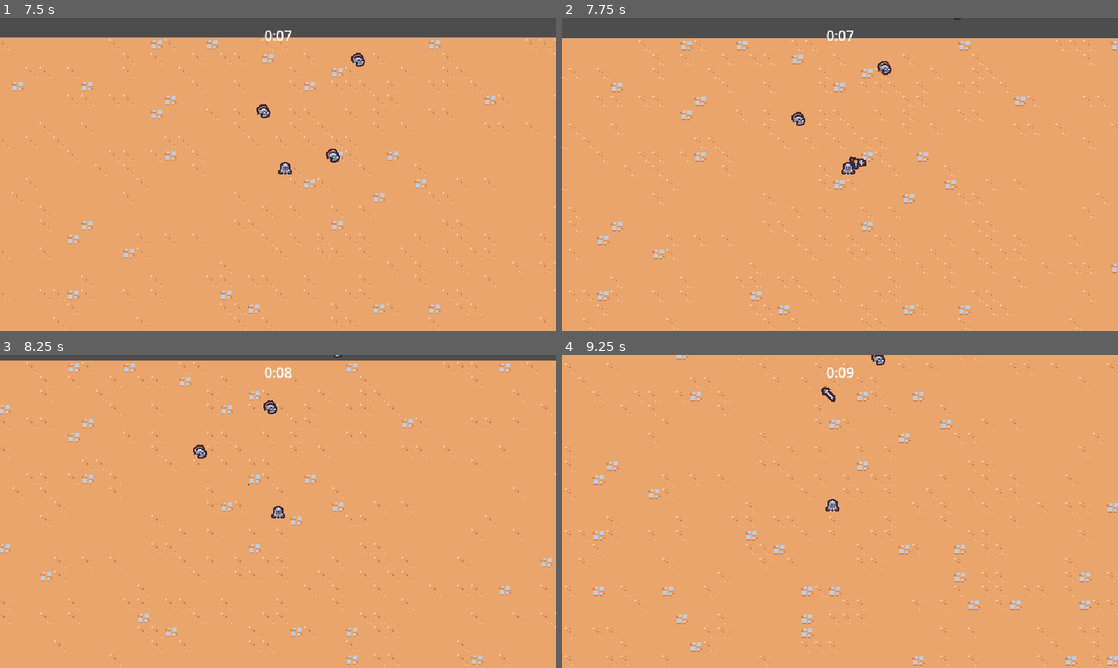
Above: before the commit, frames 1-4 (two rows, left to right).
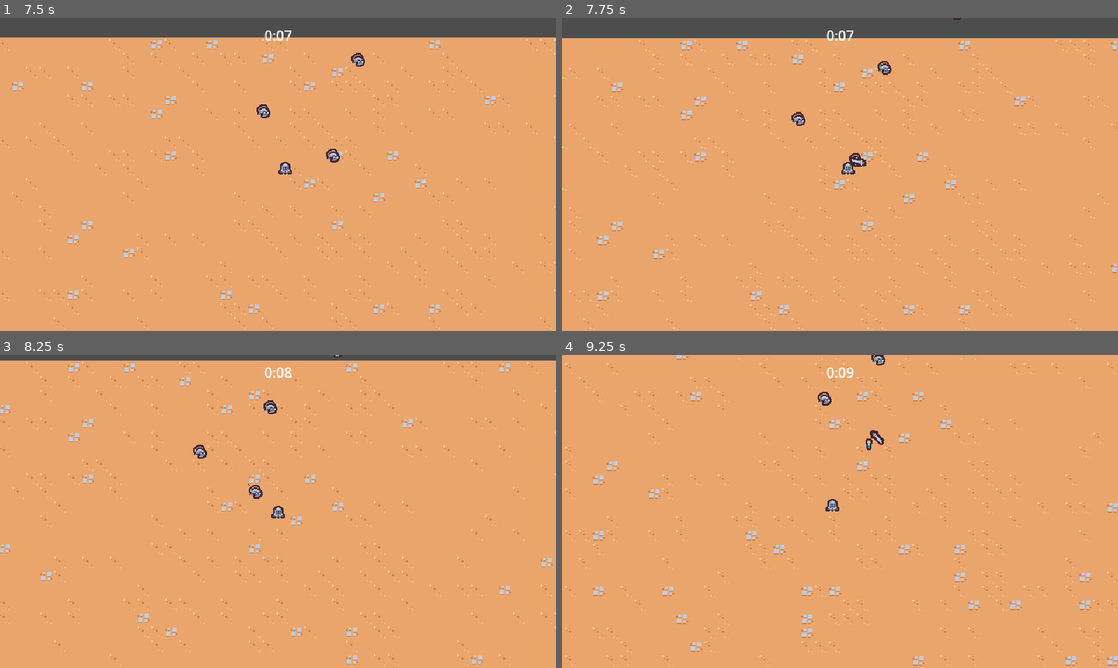
Above: after the commit, the same moments.

Repository: nadeemkhedr/survivor-game-godot
Game: Godot game, scene res://scenes/main/main.tscn
Same seed, same stepped clock (60 frames per second), same inputs: the game is played once before the commit and once after it.
Inputs:
- Up to frame 1 (7.5 s): hold D (move_right) 0.53-1.28 s; hold S (move_down) 1.28-2.03 s; hold D (move_right) 2.03-2.78 s; hold W (move_up) 2.78-3.53 s; hold A (move_left) 3.53-5.03 s; hold S (move_down) 5.03-5.78 s; hold D (move_right) 5.78-6.53 s; hold W (move_up) 6.53-7.28 s; hold D (move_right) from 7.28 s (still down)
- Up to frame 2 (7.75 s): keep holding D (move_right)
- Up to frame 3 (8.25 s): release D (move_right) at 8.03 s; hold S (move_down) from 8.03 s (still down)
- Up to frame 4 (9.25 s): release S (move_down) at 8.78 s; hold A (move_left) from 8.78 s (still down)

Frame 1 is identical in both runs. In frame 2, less than 0.1% of the frame differs, in the area x 51-54%, y 43-49%; in frame 3, less than 0.1%; in frame 4, 0.2%, in the area x 46-58%, y 10-31%.

Commit message:
✨ feat: extract hit logic to a hitbox and hurtbox components

Diff:
--- /dev/null
+++ b/scenes/ability/sword_ability/sword_ability.gd
@@ -0,0 +1,5 @@
+extends Node2D
+class_name SwordAbility
+
+
+@onready var hitbox_component: HitboxComponent = $HitboxComponent
--- a/scenes/ability/sword_ability/sword_ability.tscn
+++ b/scenes/ability/sword_ability/sword_ability.tscn
@@ -1,6 +1,50 @@
-[gd_scene load_steps=6 format=3 uid="uid://bhh6c5ktxr42o"]
+[gd_scene load_steps=8 format=3 uid="uid://bhh6c5ktxr42o"]
 
+[ext_resource type="PackedScene" uid="uid://dxt8do80apno3" path="res://scenes/component/hitbox_component.tscn" id="1_dktkv"]
 [ext_resource type="Texture2D" uid="uid://b0w1v70oupdac" path="res://scenes/ability/sword_ability/sword.png" id="1_ia7g7"]
+[ext_resource type="Script" path="res://scenes/ability/sword_ability/sword_ability.gd" id="1_yvkb5"]
+
+[sub_resource type="RectangleShape2D" id="RectangleShape2D_4pkpq"]
+size = Vector2(30, 30)
+
+[sub_resource type="Animation" id="Animation_huvyf"]
+length = 0.001
+tracks/0/type = "value"
+tracks/0/imported = false
+tracks/0/enabled = true
+tracks/0/path = NodePath("Sprite2D:rotation")
+tracks/0/interp = 1
+tracks/0/loop_wrap = true
+tracks/0/keys = {
+"times": PackedFloat32Array(0),
+"transitions": PackedFloat32Array(1),
+"update": 0,
+"values": [0.0]
+}
+tracks/1/type = "value"
+tracks/1/imported = false
+tracks/1/enabled = true
+tracks/1/path = NodePath("Sprite2D:scale")
+tracks/1/interp = 1
+tracks/1/loop_wrap = true
+tracks/1/keys = {
+"times": PackedFloat32Array(0),
+"transitions": PackedFloat32Array(1),
+"update": 0,
+"values": [Vector2(1, 1)]
+}
+tracks/2/type = "value"
+tracks/2/imported = false
+tracks/2/enabled = true
+tracks/2/path = NodePath("HitboxComponent/CollisionShape2D:disabled")
+tracks/2/interp = 1
+tracks/2/loop_wrap = true
+tracks/2/keys = {
+"times": PackedFloat32Array(0),
+"transitions": PackedFloat32Array(1),
+"update": 1,
+"values": [true]
+}
 
 [sub_resource type="Animation" id="Animation_men0o"]
 resource_name = "swing"
@@ -46,7 +90,7 @@
 tracks/3/type = "value"
 tracks/3/imported = false
 tracks/3/enabled = true
-tracks/3/path = NodePath("Area2D/CollisionShape2D:disabled")
+tracks/3/path = NodePath("HitboxComponent/CollisionShape2D:disabled")
 tracks/3/interp = 1
 tracks/3/loop_wrap = true
 tracks/3/keys = {
@@ -56,55 +100,21 @@
 "values": [true, false, true]
 }
 
-[sub_resource type="Animation" id="Animation_huvyf"]
-length = 0.001
-tracks/0/type = "value"
-tracks/0/imported = false
-tracks/0/enabled = true
-tracks/0/path = NodePath("Sprite2D:rotation")
-tracks/0/interp = 1
-tracks/0/loop_wrap = true
-tracks/0/keys = {
-"times": PackedFloat32Array(0),
-"transitions": PackedFloat32Array(1),
-"update": 0,
-"values": [0.0]
-}
-tracks/1/type = "value"
-tracks/1/imported = false
-tracks/1/enabled = true
-tracks/1/path = NodePath("Sprite2D:scale")
-tracks/1/interp = 1
-tracks/1/loop_wrap = true
-tracks/1/keys = {
-"times": PackedFloat32Array(0),
-"transitions": PackedFloat32Array(1),
-"update": 0,
-"values": [Vector2(1, 1)]
-}
-tracks/2/type = "value"
-tracks/2/imported = false
-tracks/2/enabled = true
-tracks/2/path = NodePath("Area2D/CollisionShape2D:disabled")
-tracks/2/interp = 1
-tracks/2/loop_wrap = true
-tracks/2/keys = {
-"times": PackedFloat32Array(0),
-"transitions": PackedFloat32Array(1),
-"update": 1,
-"values": [true]
-}
-
 [sub_resource type="AnimationLibrary" id="AnimationLibrary_2iurt"]
 _data = {
 "RESET": SubResource("Animation_huvyf"),
 "swing": SubResource("Animation_men0o")
 }
 
-[sub_resource type="RectangleShape2D" id="RectangleShape2D_pv7to"]
-size = Vector2(30, 30)
+[node name="SwordAbility" type="Node2D"]
+script = ExtResource("1_yvkb5")
 
-[node name="SwordAbility" type="Node2D"]
+[node name="HitboxComponent" parent="." instance=ExtResource("1_dktkv")]
+
+[node name="CollisionShape2D" type="CollisionShape2D" parent="HitboxComponent"]
+position = Vector2(15, 0)
+shape = SubResource("RectangleShape2D_4pkpq")
+disabled = true
 
 [node name="AnimationPlayer" type="AnimationPlayer" parent="."]
 autoplay = "swing"
@@ -115,12 +125,3 @@
 [node name="Sprite2D" type="Sprite2D" parent="."]
 texture = ExtResource("1_ia7g7")
 offset = Vector2(2.08165e-12, -4)
-
-[node name="Area2D" type="Area2D" parent="."]
-collision_layer = 4
-collision_mask = 0
-
-[node name="CollisionShape2D" type="CollisionShape2D" parent="Area2D"]
-position = Vector2(15, 0)
-shape = SubResource("RectangleShape2D_pv7to")
-disabled = true
--- a/scenes/ability/sword_ability_controller/sword_ability_controller.gd
+++ b/scenes/ability/sword_ability_controller/sword_ability_controller.gd
@@ -3,6 +3,7 @@
 const MAX_RANGE = 150
 
 @export var sword_ability: PackedScene
+var damage = 5
 
 # Called when the node enters the scene tree for the first time.
 func _ready():
@@ -30,8 +31,9 @@
 		return a_distance < b_distance
 	)
 
-	var sword_instance = sword_ability.instantiate() as Node2D
+	var sword_instance = sword_ability.instantiate() as SwordAbility
 	player.get_parent().add_child(sword_instance)
+	sword_instance.hitbox_component.damage = damage
 	sword_instance.global_position = enemies[0].global_position
 	sword_instance.global_position += Vector2.RIGHT.rotated(randf_range(0, TAU)) * 4
 
--- /dev/null
+++ b/scenes/component/hitbox_component.gd
@@ -0,0 +1,4 @@
+extends Area2D
+class_name HitboxComponent
+
+var damage = 0
--- /dev/null
+++ b/scenes/component/hitbox_component.tscn
@@ -0,0 +1,8 @@
+[gd_scene load_steps=2 format=3 uid="uid://dxt8do80apno3"]
+
+[ext_resource type="Script" path="res://scenes/component/hitbox_component.gd" id="1_1h6qr"]
+
+[node name="HitboxComponent" type="Area2D"]
+collision_layer = 4
+collision_mask = 0
+script = ExtResource("1_1h6qr")
--- /dev/null
+++ b/scenes/component/hurtbox_component.gd
@@ -0,0 +1,18 @@
+extends Area2D
+class_name HurtboxComponent
+
+@export var health_component: Node
+
+func _ready():
+	area_entered.connect(on_area_entered)
+
+
+func on_area_entered(other_area: Area2D):
+	if not other_area is HitboxComponent:
+		return
+
+	if health_component == null:
+		return
+
+	var hitbox_component = other_area as HitboxComponent
+	health_component.damage(hitbox_component.damage)
--- /dev/null
+++ b/scenes/component/hurtbox_component.tscn
@@ -0,0 +1,8 @@
+[gd_scene load_steps=2 format=3 uid="uid://cml6o2uxxyk4g"]
+
+[ext_resource type="Script" path="res://scenes/component/hurtbox_component.gd" id="1_c7quf"]
+
+[node name="HurtboxComponent" type="Area2D"]
+collision_layer = 0
+collision_mask = 4
+script = ExtResource("1_c7quf")
--- a/scenes/game_object/basic_enemy/basic_enemy.gd
+++ b/scenes/game_object/basic_enemy/basic_enemy.gd
@@ -4,10 +4,6 @@
 
 
 @onready var health_component: HealthComponent = $HealthComponent
-
-# Called when the node enters the scene tree for the first time.
-func _ready():
-	$Area2D.area_entered.connect(on_area_entered)
 
 
 # Called every frame. 'delta' is the elapsed time since the previous frame.
@@ -22,7 +18,3 @@
 	if player_node != null:
 		return (player_node.global_position - global_position).normalized()
 	return Vector2.ZERO
-
-
-func on_area_entered(other_area: Area2D):
-	health_component.damage(100)
--- a/scenes/game_object/basic_enemy/basic_enemy.tscn
+++ b/scenes/game_object/basic_enemy/basic_enemy.tscn
@@ -1,11 +1,12 @@
-[gd_scene load_steps=7 format=3 uid="uid://28et6h1b6vgl"]
+[gd_scene load_steps=8 format=3 uid="uid://28et6h1b6vgl"]
 
 [ext_resource type="Texture2D" uid="uid://c5q61iq2h0dh2" path="res://scenes/game_object/basic_enemy/basic_enemy.png" id="1_8442j"]
 [ext_resource type="Script" path="res://scenes/game_object/basic_enemy/basic_enemy.gd" id="1_r7lww"]
 [ext_resource type="PackedScene" uid="uid://dpnwfm6ypvxvk" path="res://scenes/component/health_component.tscn" id="2_4dw6k"]
 [ext_resource type="PackedScene" uid="uid://b7mvixm3wa6q1" path="res://scenes/component/vial_drop_component.tscn" id="3_l6kfr"]
+[ext_resource type="PackedScene" uid="uid://cml6o2uxxyk4g" path="res://scenes/component/hurtbox_component.tscn" id="4_pcl4o"]
 
-[sub_resource type="CircleShape2D" id="CircleShape2D_mi4kd"]
+[sub_resource type="CircleShape2D" id="CircleShape2D_rr5n1"]
 radius = 12.0
 
 [sub_resource type="CircleShape2D" id="CircleShape2D_7dptd"]
@@ -22,13 +23,12 @@
 [node name="VialDropComponent" parent="." node_paths=PackedStringArray("health_component") instance=ExtResource("3_l6kfr")]
 health_component = NodePath("../HealthComponent")
 
-[node name="Area2D" type="Area2D" parent="."]
-collision_layer = 0
-collision_mask = 4
+[node name="HurtboxComponent" parent="." node_paths=PackedStringArray("health_component") instance=ExtResource("4_pcl4o")]
+health_component = NodePath("../HealthComponent")
 
-[node name="CollisionShape2D" type="CollisionShape2D" parent="Area2D"]
+[node name="CollisionShape2D" type="CollisionShape2D" parent="HurtboxComponent"]
 position = Vector2(0, -5)
-shape = SubResource("CircleShape2D_mi4kd")
+shape = SubResource("CircleShape2D_rr5n1")
 
 [node name="Sprite2D" type="Sprite2D" parent="."]
 texture = ExtResource("1_8442j")
